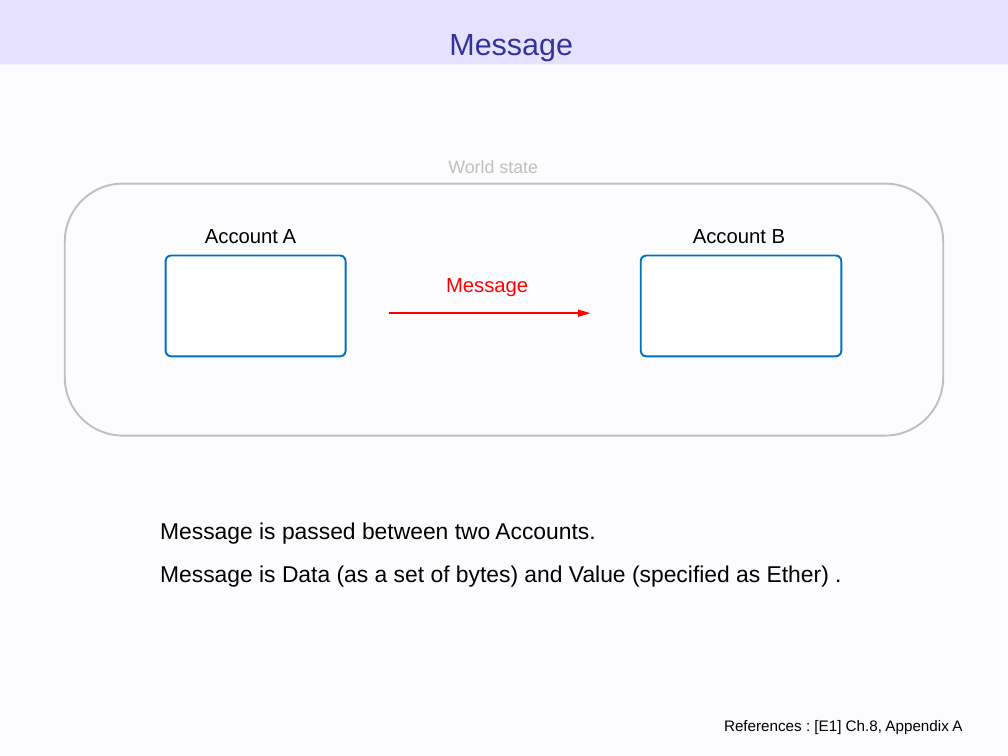
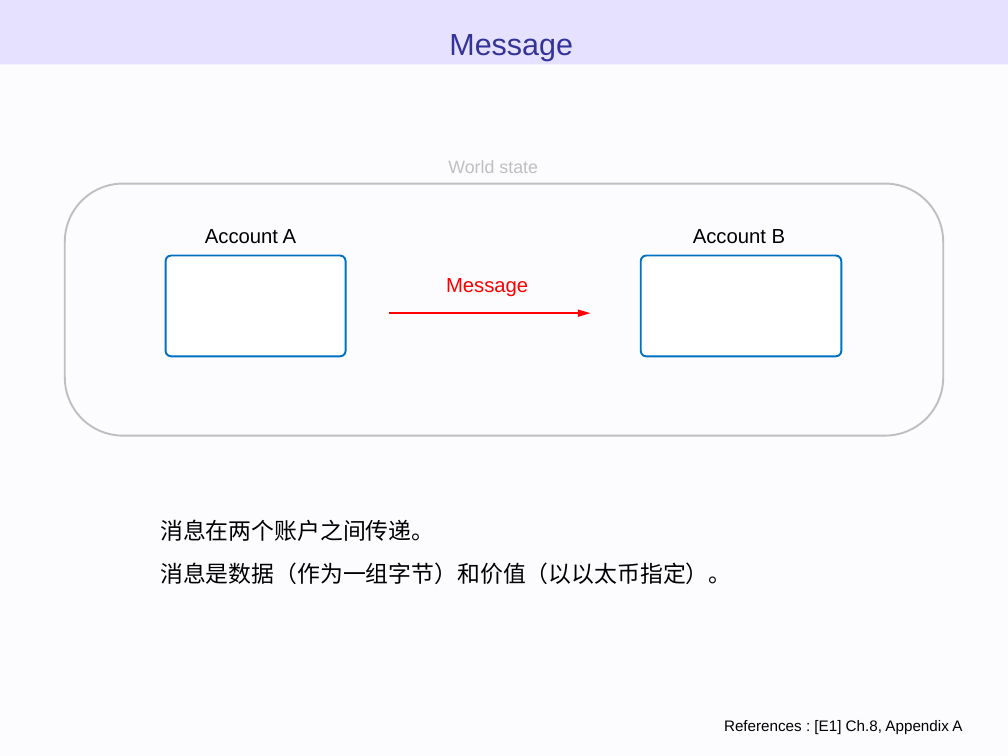
Before and after one commit to WTNO/Evm_Js_Learning, a slide deck: slide 30 of ethereum_evm_illustrated - 翻译.pptx. Drawn at 1008x756 pixels with LibreOffice and Linux fonts; fonts in the diff are those of the drawing. Boxes give left, top, right and bottom in pixels: in the first picture for what was removed or moved away, otherwise in the second. Text is boxed around its words. In the diff, an @@ line names an element or a change of style, - is before the commit and + after.

```diff
--- a/ethereum_evm_illustrated - 翻译.pptx
+++ b/ethereum_evm_illustrated - 翻译.pptx
@@ text at [160,519,434,541]: text changed @@
-Message is passed between two Accounts.
+消息在两个账户之间传递。
@@ text at [160,562,731,584]: text changed @@
-Message is Data (as a set of bytes) and Value (specified as Ether) .
+消息是数据（作为一组字节）和价值（以以太币指定）。
```
Also in this commit, not shown: 10 other slides changed.
